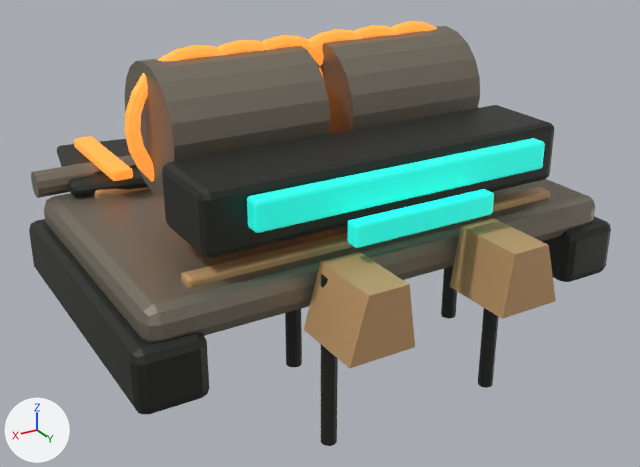
Before and after pictures for a commit that changed the Blender file assets/models/source/buildings/factions/drift_refinery.blend.
Both versions are drawn from a 50 mm camera at (2.06, 3.44, 1.95) aimed at (0.01, 0.01, 0.24). Every picture has the same lights, and +X, +Y and +Z are marked at lower left. The picture after the commit comes second.

Objects in the first picture: 'Bolt-on edge rail', 'Bolt-on edge rail.001', 'Conveyor roller.005', 'Conveyor roller.006', 'Hinged receiving gate', 'Hopper sloped wall', 'Hopper sloped wall.001', 'Modular pallet deck', 'Open collection hopper', 'Ore transfer belt', 'Replaceable skid rail', 'Replaceable skid rail.001', 'Rough ore tumbler', 'Rough ore tumbler.001', 'TeamColor', 'Tumbler bearing support', 'Tumbler bearing support.001', 'Tumbler bearing support.002', 'Tumbler bearing support.003', 'Tumbler retaining ring.005' and 6 more.
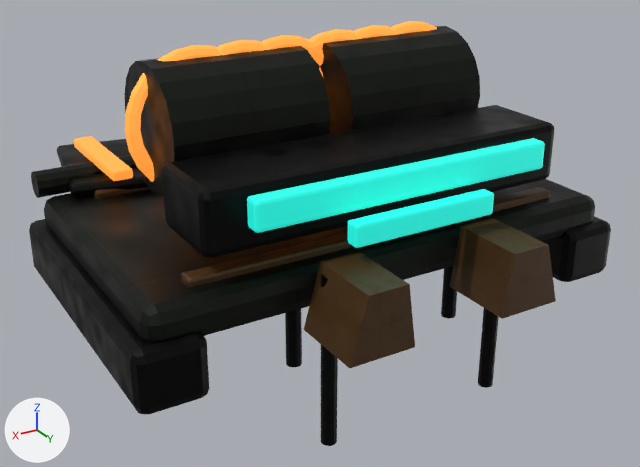
Changed parts and their boxes (x1, y1, x2, y2) in the pictures (640 x 467 px):
'Modular pallet deck', surface changed (darker)
    both: (44, 179, 595, 343)
'Open collection hopper', surface changed (darker)
    both: (162, 106, 554, 258)
'Rough ore tumbler.001', surface changed (darker)
    both: (124, 46, 330, 195)
'Rough ore tumbler', surface changed (darker)
    both: (316, 26, 480, 134)
'Replaceable skid rail.001', surface changed (darker)
    both: (29, 219, 209, 414)
'Hopper sloped wall.001', surface changed (darker)
    both: (304, 252, 415, 368)
'Hopper sloped wall', surface changed (darker)
    both: (450, 218, 556, 319)
'Bolt-on edge rail.001', surface changed
    both: (181, 187, 550, 287)
'Replaceable skid rail', surface changed
    both: (542, 216, 611, 282)
'Ore transfer belt', surface changed (darker)
    both: (57, 140, 149, 196)
'Tumbler bearing support.003', surface changed (darker)
    both: (321, 274, 338, 446)
'Conveyor roller.006', surface changed (darker)
    both: (31, 155, 136, 198)
'Tumbler bearing support.001', surface changed
    both: (478, 308, 499, 388)
'Tumbler bearing support.002', surface changed
    both: (285, 309, 302, 367)
'Tumbler bearing support', surface changed
    both: (441, 266, 457, 319)
'Bolt-on edge rail', surface changed (darker)
    both: (92, 187, 150, 198)
'Conveyor roller.005', surface changed
    both: (94, 165, 137, 174)

Diff of the bpy script that builds the scene:
```diff
--- a/assets/models/source/buildings/factions/drift_refinery.blend.py
+++ b/assets/models/source/buildings/factions/drift_refinery.blend.py
@@ mat_drift___dark_002 @@
 mat_drift___dark_002 = bpy.data.materials.new('Drift / dark.002')
-# nodes: BsdfPrincipled, OutputMaterial
-# colours: dark grey #3c3e3a
+# nodes: BsdfPrincipled, NormalMap, OutputMaterial, TexImage x3
+# uses the picture img_factions_drift_dark_graphite_albedo_png
+# uses the picture img_graphite_normal_png
+# uses the picture img_graphite_roughness_png
@@ mat_drift___steel_002 @@
 mat_drift___steel_002 = bpy.data.materials.new('Drift / steel.002')
-# nodes: BsdfPrincipled, OutputMaterial
-# colours: grey #8b8476
+# nodes: BsdfPrincipled, NormalMap, OutputMaterial, TexImage x3
+# uses the picture img_factions_drift_steel_steel_albedo_png
+# uses the picture img_steel_normal_png
+# uses the picture img_steel_roughness_png
@@ mat_drift___light_002 @@
 mat_drift___light_002 = bpy.data.materials.new('Drift / light.002')
-# nodes: BsdfPrincipled, OutputMaterial
-# colours: brown #cea473
+# nodes: BsdfPrincipled, NormalMap, OutputMaterial, TexImage x3
+# uses the picture img_ceramic_normal_png
+# uses the picture img_ceramic_roughness_png
+# uses the picture img_factions_drift_armor_light_ceramic_albedo_png
```
